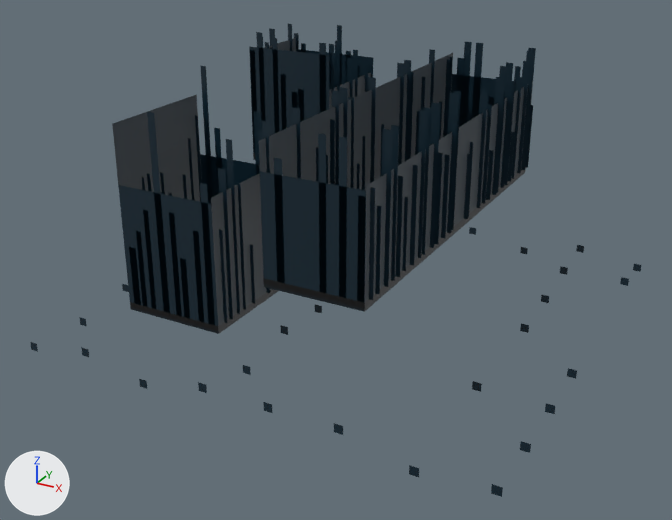
The glTF model netrun/assets/models/env/ceiling_b.glb: old version first, new version second.
Rendered twice from a 50 mm lens placed at (1.5, -2.94, 1.67), pointed at (-0.04, -0.13, 0.27). Lighting does not change. The marker at lower left points along +X, +Y and +Z. The older version comes first.

In view in the first picture: 'ceiling_skirt', 'ceiling_streaks', 'dots', 'tiles'.
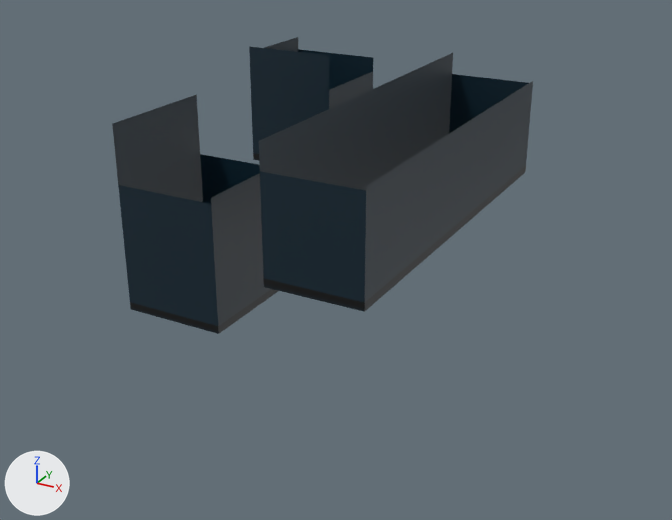
Pixel boxes [x1, y1, x2, y2] of what changed, in the pictures (672 x 520 px):
'ceiling_streaks', deleted: before [129, 24, 536, 325]
'dots', deleted: before [30, 227, 641, 497]

The change, as a list of edits to the scene's bpy script:
```text
Remove ob_ceiling_streaks:
    ob_ceiling_streaks = bpy.data.objects.new('ceiling_streaks', me_ceiling_streaks)
    ob_ceiling_streaks.location = (0.0, 0.0, 0.0)
Remove ob_dots:
    ob_dots = bpy.data.objects.new('dots', me_dots)
    ob_dots.location = (0.0, 0.0, 0.0)
```
